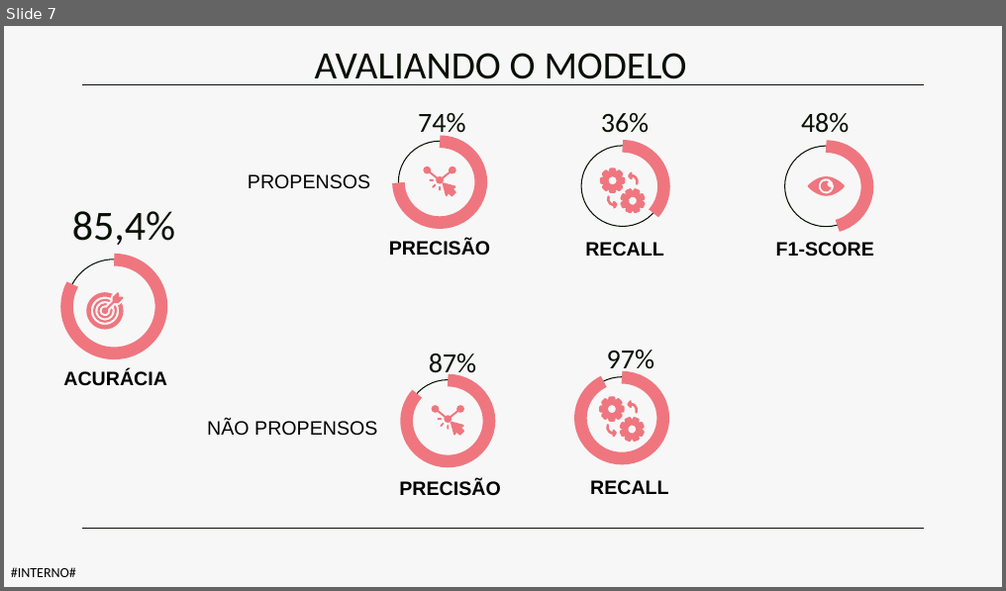
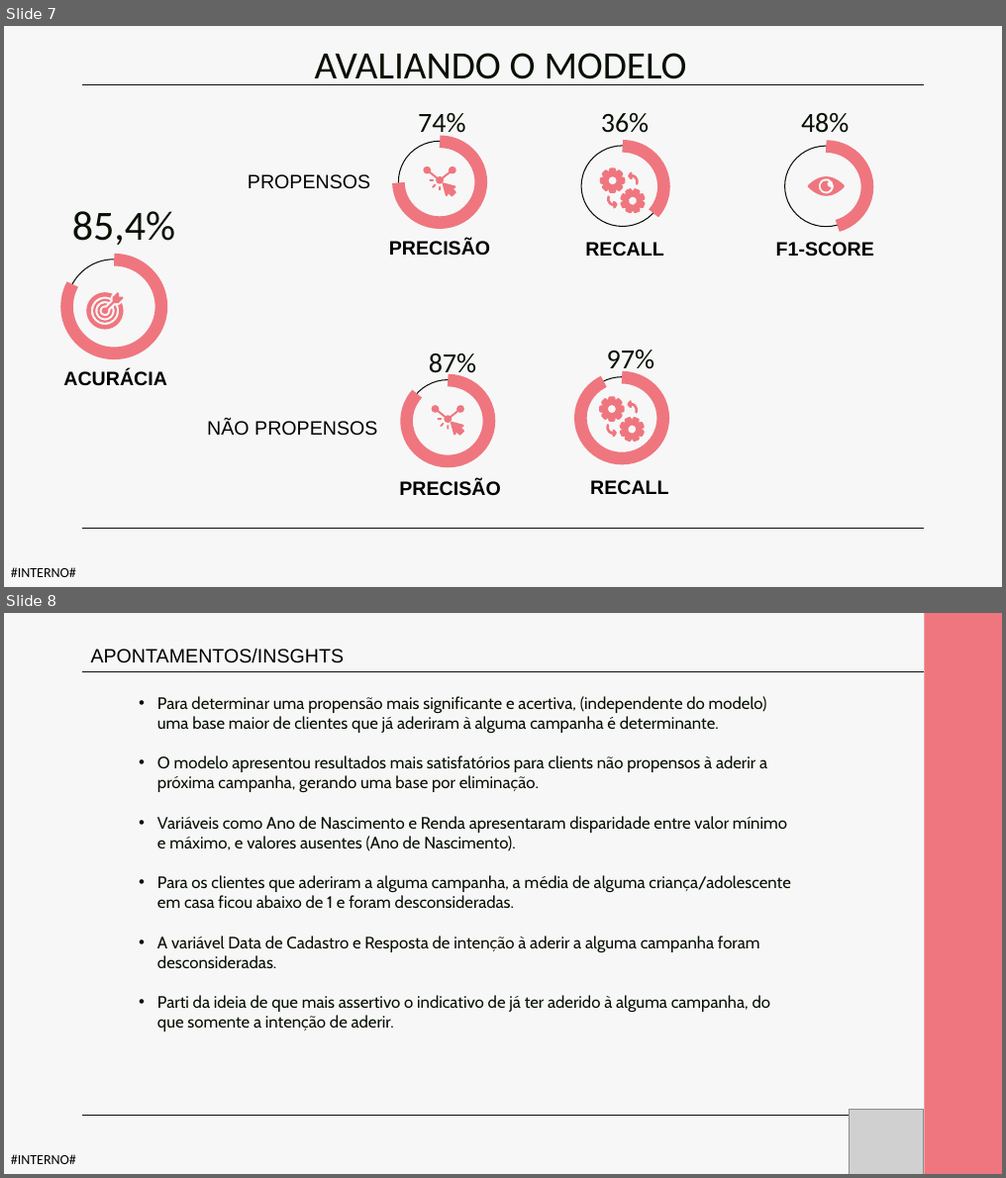
Before and after one commit to marinabellei/caseif, a slide deck: analise_case_crm.pptx. Shown one above the other, each under a label of ours: slide 7 before the commit, slides 7 and 8 after it. The pictures are 1006x591 and 1006x1178 pixels, drawn with LibreOffice and Linux fonts; fonts in the diff are those of the drawing; grey boxes stand for pictures; background and template pictures are left out. Boxes give left, top, right and bottom in pixels: in the first picture for what was removed or moved away, otherwise in the second. Text is boxed around its words. In the diff, an @@ line names an element or a change of style, - is before the commit and + after.

```diff
--- a/analise_case_crm.pptx
+++ b/analise_case_crm.pptx
@@ slide 8 added at (4, 613, 1002, 1174), background picture (left out); not listed: 3 template elements that a slide beside it also shows @@
@@ rectangle added at (924, 613, 1002, 1173), fill #EF767F @@
@@ text added at (91, 648, 345, 663), 14 pt, text #000000 @@
+APONTAMENTOS/INSGHTS
@@ subtitle added at (157, 696, 790, 1032), 12 pt, text #081004 @@
+• Para determinar uma propensão mais significante e acertiva, (independente do modelo) uma base maior de clientes que já aderiram à alguma campanha é determinante.
+• O modelo apresentou resultados mais satisfatórios para clients não propensos à aderir a próxima campanha, gerando uma base por eliminação.
+• Variáveis como Ano de Nascimento e Renda apresentaram disparidade entre valor mínimo e máximo, e valores ausentes (Ano de Nascimento).
+• Para os clientes que aderiram a alguma campanha, a média de alguma criança/adolescente em casa ficou abaixo de 1 e foram desconsideradas.
+• A variável Data de Cadastro e Resposta de intenção à aderir a alguma campanha foram desconsideradas.
+• Parti da ideia de que mais assertivo o indicativo de já ter aderido à alguma campanha, do que somente a intenção de aderir.
@@ picture added at (848, 1109, 923, 1174) @@
```
